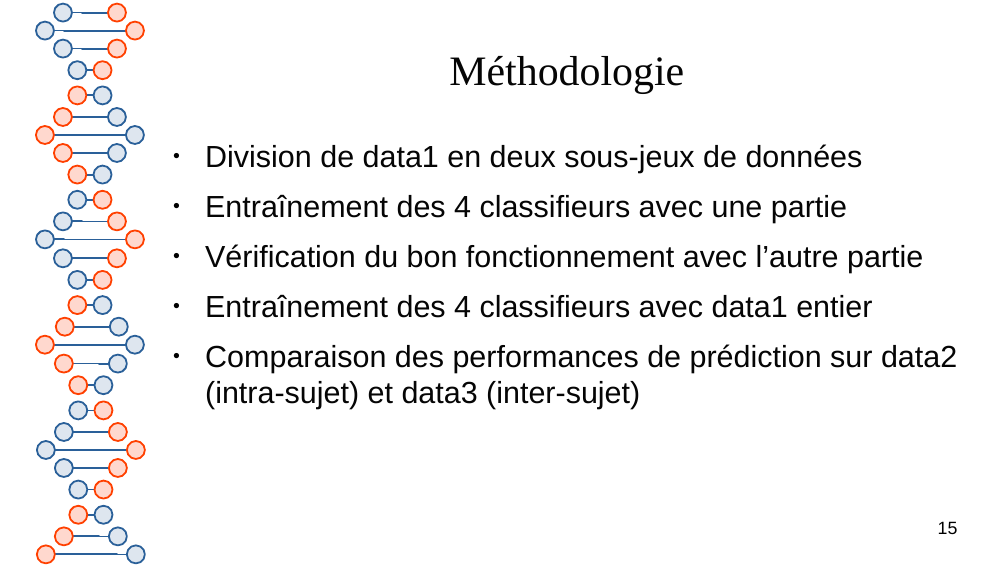
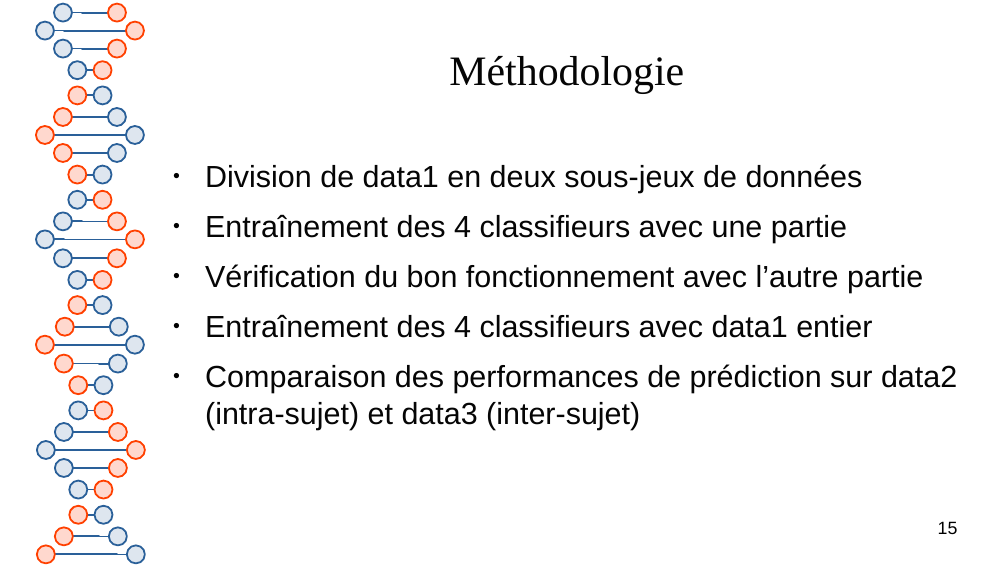
Before and after one commit to Polytech-E2I/data-processing, a slide deck: slide 15 of Projet1/report.odp. Drawn at 1008x567 pixels with LibreOffice and Linux fonts; fonts in the diff are those of the drawing. Boxes give left, top, right and bottom in pixels: in the first picture for what was removed or moved away, otherwise in the second. Text is boxed around its words. In the diff, an @@ line names an element or a change of style, - is before the commit and + after.

```diff
--- a/Projet1/report.odp
+++ b/Projet1/report.odp
@@ text "Division de data1 en deux ...": place and size @@
-text "Division de data1 en deux ..." at (205, 144, 957, 409)
+text "Division de data1 en deux ..." at (205, 164, 957, 430)
```
Also in this commit, not shown: 1 other slide changed, 6 slides added, 3 other files.
